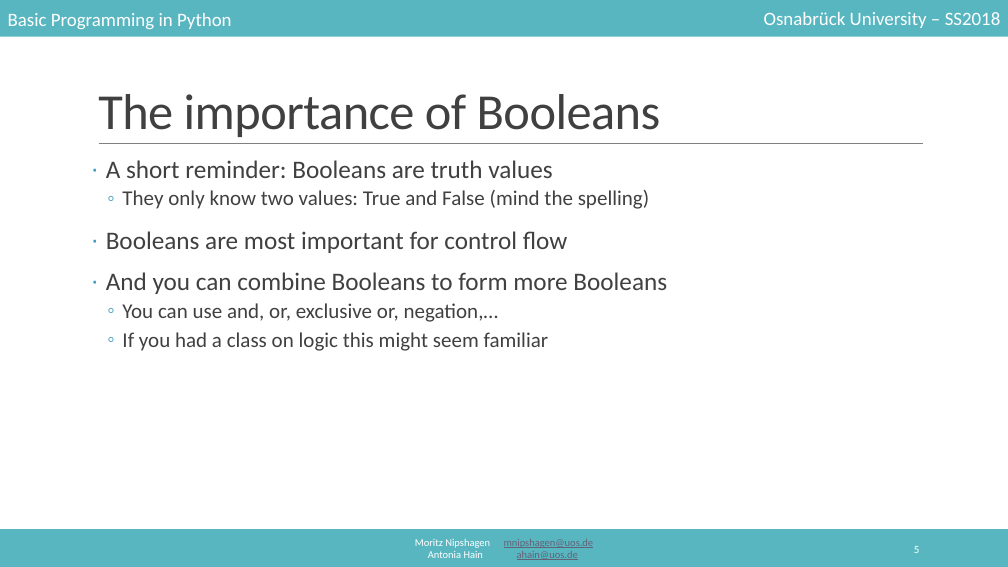
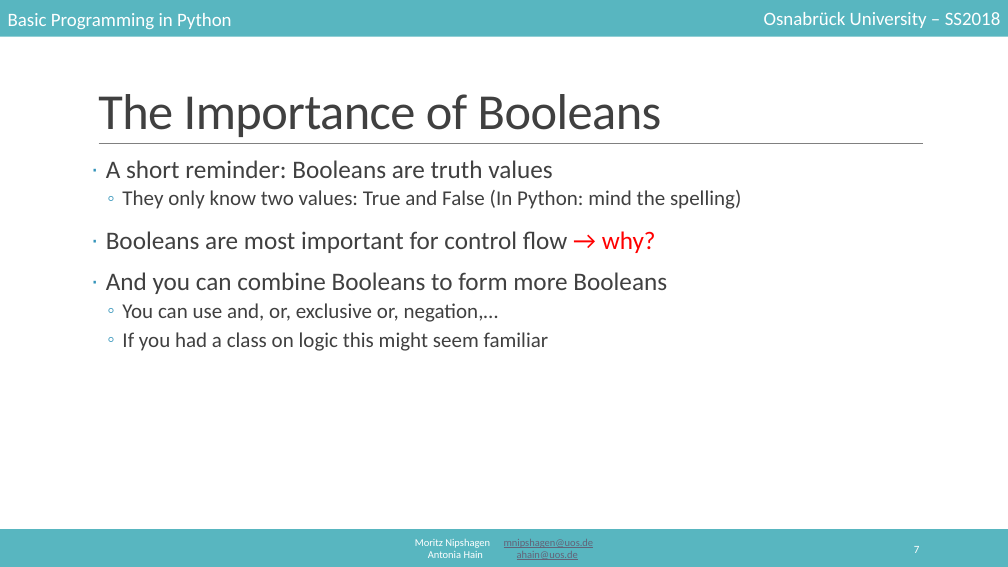
Before and after one commit to mnipshagen/monty, a slide deck: slide 7 of 2018/03/control_structures.pptx (slide 5 before the commit). Drawn at 1008x567 pixels with LibreOffice and Linux fonts; fonts in the diff are those of the drawing. Boxes give left, top, right and bottom in pixels: in the first picture for what was removed or moved away, otherwise in the second. Text is boxed around its words. In the diff, an @@ line names an element or a change of style, - is before the commit and + after.

```diff
--- a/2018/03/control_structures.pptx
+++ b/2018/03/control_structures.pptx
@@ title at bbox=[98, 94, 662, 137]: text changed @@
-The importance of Booleans
+The Importance of Booleans
@@ text at bbox=[106, 190, 741, 253]: text changed @@
-  ◦ They only know two values: True and False (mind the spelling)
-· Booleans are most important for control flow
+  ◦ They only know two values: True and False (In Python: mind the spelling)
+· Booleans are most important for control flow → why?
@@ page number at bbox=[914, 546, 920, 553]: text changed @@
-5
+7
```
Also in this commit, not shown: 8 other slides changed, 27 slides added, 1 slide removed, 3 other files.
